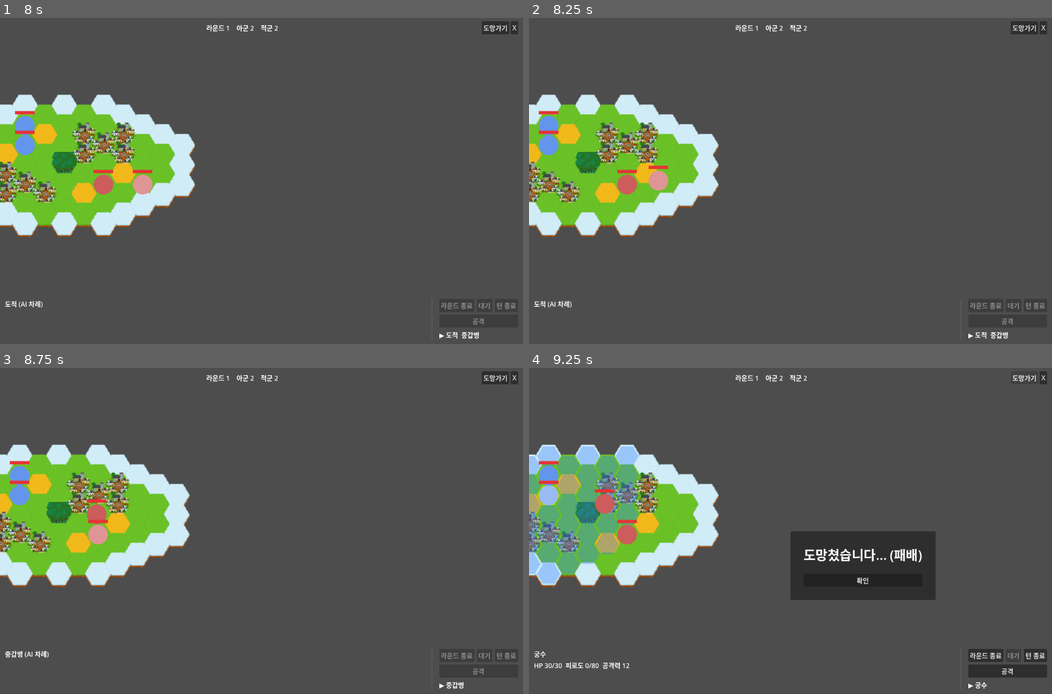
Above: before the commit, frames 1-4 (two rows, left to right).
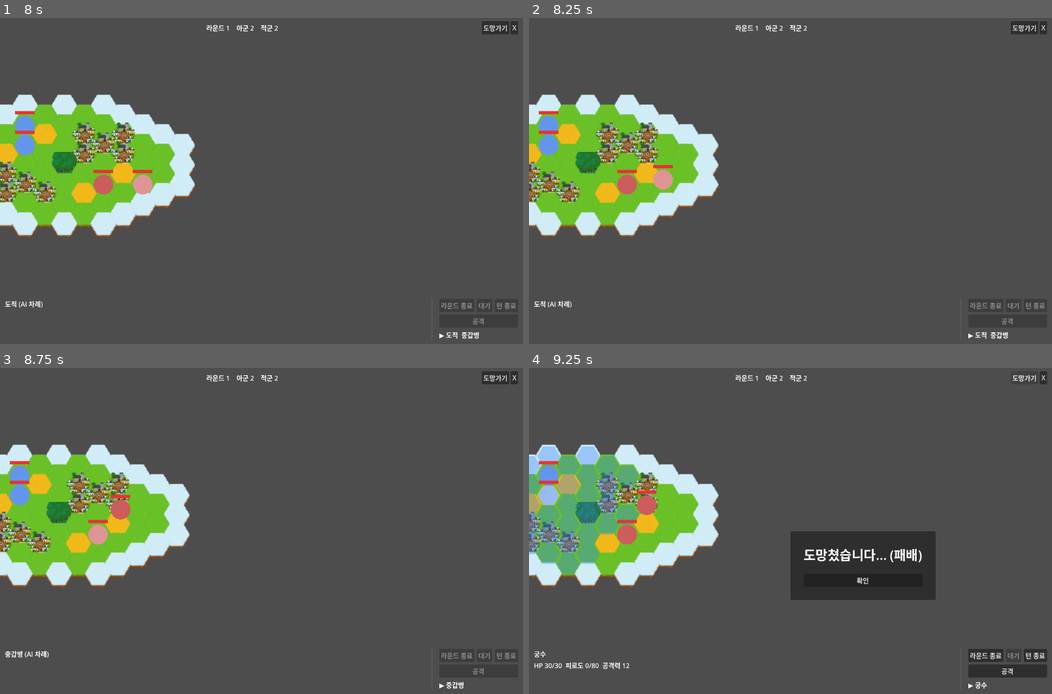
Above: after the commit, the same moments.

Repository: KwangSon/holland
Game: Godot game, scene res://src/main.tscn
Two runs of this game, one before a commit and one after it. Both use one fixed random seed, a clock stepped at 60 frames per second and the inputs below.
Inputs (mouse positions are in pixels of both pictures, inside the frame that each line leads up to):
- Up to frame 1 (8 s): tap Enter (ui_accept) at 0.5, 0.77, 1.25, 7.25 s; move the mouse to (376, 164) at 0.52 s; hold Right (ui_right) 0.53-1.25 s; hold Shift 0.53-1.25 s; click (376, 164) at 0.67 s; drag from (156, 197) to (235, 246) at 1.27 s; click "새 캠페인" at 2 s; click "⏸" at 2.75 s; click "▶" at 3.5 s; click "용병단" at 4.25 s; click "X" at 5 s; click "닫기" at 5.75 s; click "X" at 6.5 s; move the mouse to (198, 190) at 7.27 s; hold Right (ui_right) from 7.28 s (still down); tap Ctrl at 7.35 s; click (198, 190) at 7.42 s
- Up to frame 2 (8.25 s): release Right (ui_right) at 8 s; drag from (764, 246) to (633, 132) at 8.02 s
- Up to frame 3 (8.75 s): no input
- Up to frame 4 (9.25 s): click "도망가기" at 8.75 s

Frame 1 is identical in both runs. In frame 2, 0.1% of the frame differs, in the area x 22-28%, y 45-53%; in frame 3, 0.4%; in frame 4, 1.4%, in the area x 0-25%, y 24-67%.

Commit message:
feat: use combat map tile data

Diff:
--- a/src/combat/combat_state.gd
+++ b/src/combat/combat_state.gd
@@ -18,7 +18,23 @@
 ) -> void:
 	_board = CombatBoard.new()
 	_board.setup(valid_cells)
-
+	_start_encounter_on_board(player_units, enemy_units, encounter_seed)
+
+
+func start_encounter_tiles(
+	player_units: Array[CombatUnit],
+	enemy_units: Array[CombatUnit],
+	tile_data_by_cell: Dictionary,
+	encounter_seed: int
+) -> void:
+	_board = CombatBoard.new()
+	_board.setup_tiles(tile_data_by_cell)
+	_start_encounter_on_board(player_units, enemy_units, encounter_seed)
+
+
+func _start_encounter_on_board(
+	player_units: Array[CombatUnit], enemy_units: Array[CombatUnit], encounter_seed: int
+) -> void:
 	_rng = RandomNumberGenerator.new()
 	_rng.seed = encounter_seed
 
--- a/src/screen/combat_screen.gd
+++ b/src/screen/combat_screen.gd
@@ -98,21 +98,38 @@
 
 
 func _setup_combat() -> void:
-	var valid_cells: Array[Vector2i] = []
+	var tile_data_by_cell: Dictionary = {}
 	for y: int in TEST_MAP.size():
 		var row: Array = TEST_MAP[y]
 		for x: int in row.size():
-			if (row[x] as int) != EMPTY_TILE:
-				valid_cells.append(Vector2i(x, y))
+			var tile_index := row[x] as int
+			if tile_index != EMPTY_TILE:
+				tile_data_by_cell[Vector2i(x, y)] = _get_test_map_tile_data(tile_index)
 
 	var encounter: Dictionary = SaveManager.rna.get("encounter", {})
 	_state = CombatState.new()
-	_state.start_encounter(
+	_state.start_encounter_tiles(
 		_units_from_rna(SaveManager.rna.get("party", [])),
 		_units_from_rna(encounter.get("enemies", [])),
-		valid_cells,
+		tile_data_by_cell,
 		encounter.get("seed", 0)
 	)
+
+
+func _get_test_map_tile_data(tile_index: int) -> Dictionary:
+	match tile_index:
+		0:
+			return {"terrain": CombatTileData.TerrainType.PLAIN, "height": 0}
+		1:
+			return {"terrain": CombatTileData.TerrainType.ROUGH, "height": 0}
+		2:
+			return {"terrain": CombatTileData.TerrainType.PLAIN, "height": 1}
+		3:
+			return {"terrain": CombatTileData.TerrainType.ROUGH, "height": 1}
+		4:
+			return {"terrain": CombatTileData.TerrainType.SWAMP, "height": 0}
+		_:
+			return {"terrain": CombatTileData.TerrainType.PLAIN, "height": 0}
 
 
 func _units_from_rna(entries: Array) -> Array[CombatUnit]:
--- a/test/unit/test_combat_state.gd
+++ b/test/unit/test_combat_state.gd
@@ -35,6 +35,26 @@
 	assert_eq(state.get_active_unit().id, "e")
 
 
+func test_start_encounter_tiles_preserves_terrain_and_height() -> void:
+	var player := _make_unit({"id": "p", "team": "player"})
+	var enemy := _make_unit({"id": "e", "team": "enemy", "position": Vector2i(1, 0)})
+	var state := CombatState.new()
+	(
+		state
+		. start_encounter_tiles(
+			[player],
+			[enemy],
+			{
+				Vector2i(0, 0): {"terrain": CombatTileData.TerrainType.PLAIN, "height": 0},
+				Vector2i(1, 0): {"terrain": CombatTileData.TerrainType.ROUGH, "height": 2},
+			},
+			42
+		)
+	)
+	assert_eq(state.get_board().get_terrain(Vector2i(1, 0)), CombatTileData.TerrainType.ROUGH)
+	assert_eq(state.get_board().get_height(Vector2i(1, 0)), 2)
+
+
 func test_fatigue_reduces_current_initiative_order() -> void:
 	var tired_fast_unit := _make_unit(
 		{"id": "p", "team": "player", "initiative": 50, "fatigue": 45}
